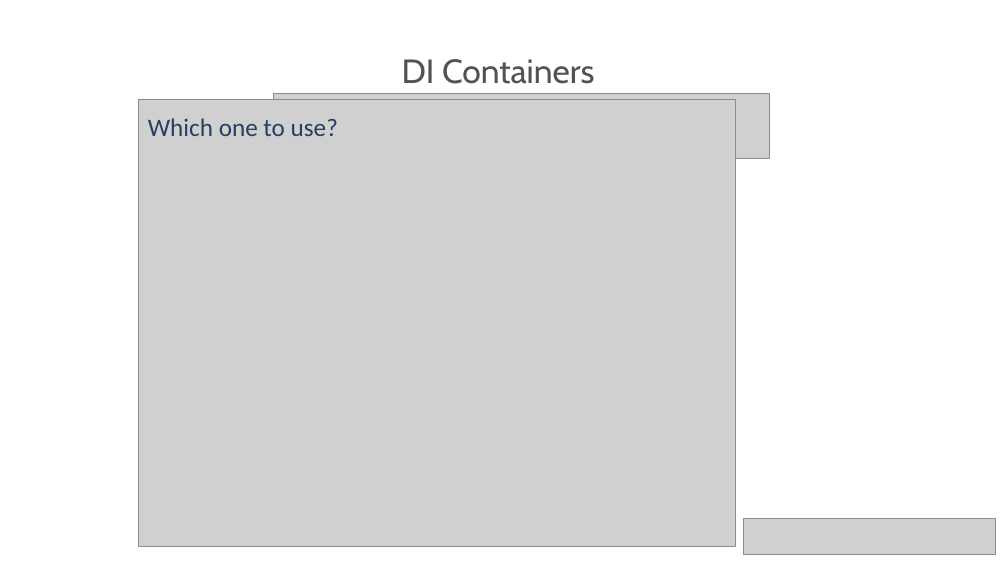
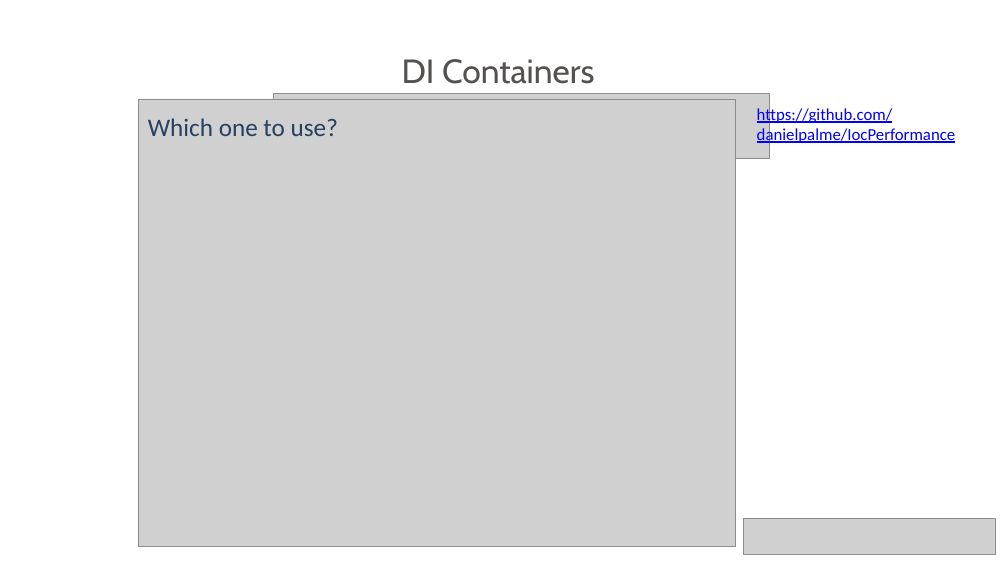
Before and after one commit to neman/DI-Course, a slide deck: slide 23 of DI Course.pptx. Drawn at 1008x567 pixels with LibreOffice and Linux fonts; fonts in the diff are those of the drawing; grey boxes stand for pictures; background and template pictures are left out. Boxes give left, top, right and bottom in pixels: in the first picture for what was removed or moved away, otherwise in the second. Text is boxed around its words. In the diff, an @@ line names an element or a change of style, - is before the commit and + after.

```diff
--- a/DI Course.pptx
+++ b/DI Course.pptx
@@ text added at (757, 106, 956, 144), 24 pt, text #0000FF, underline @@
+https://github.com/danielpalme/IocPerformance
```
Also in this commit, not shown: 1 slide added, 1 other file.
